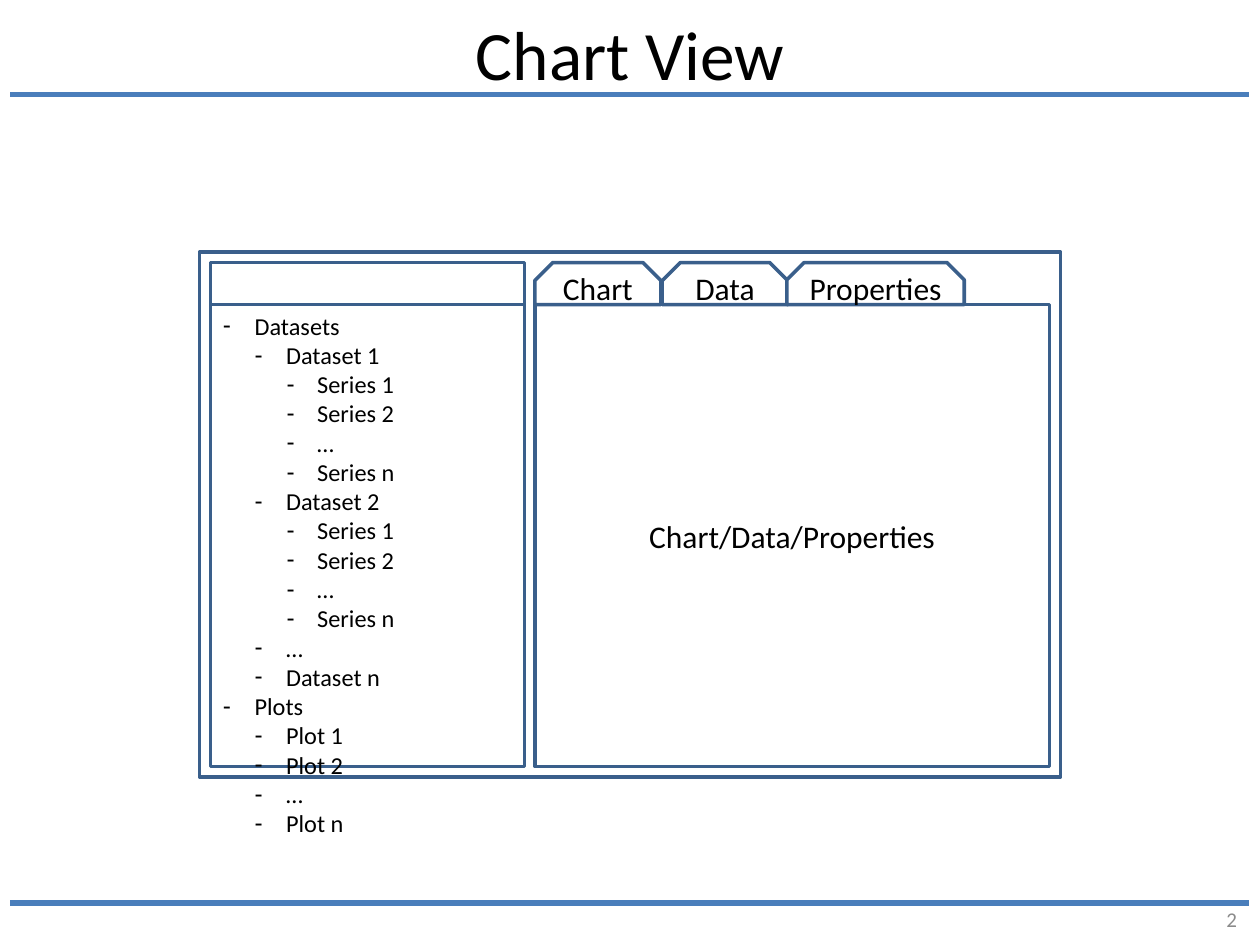
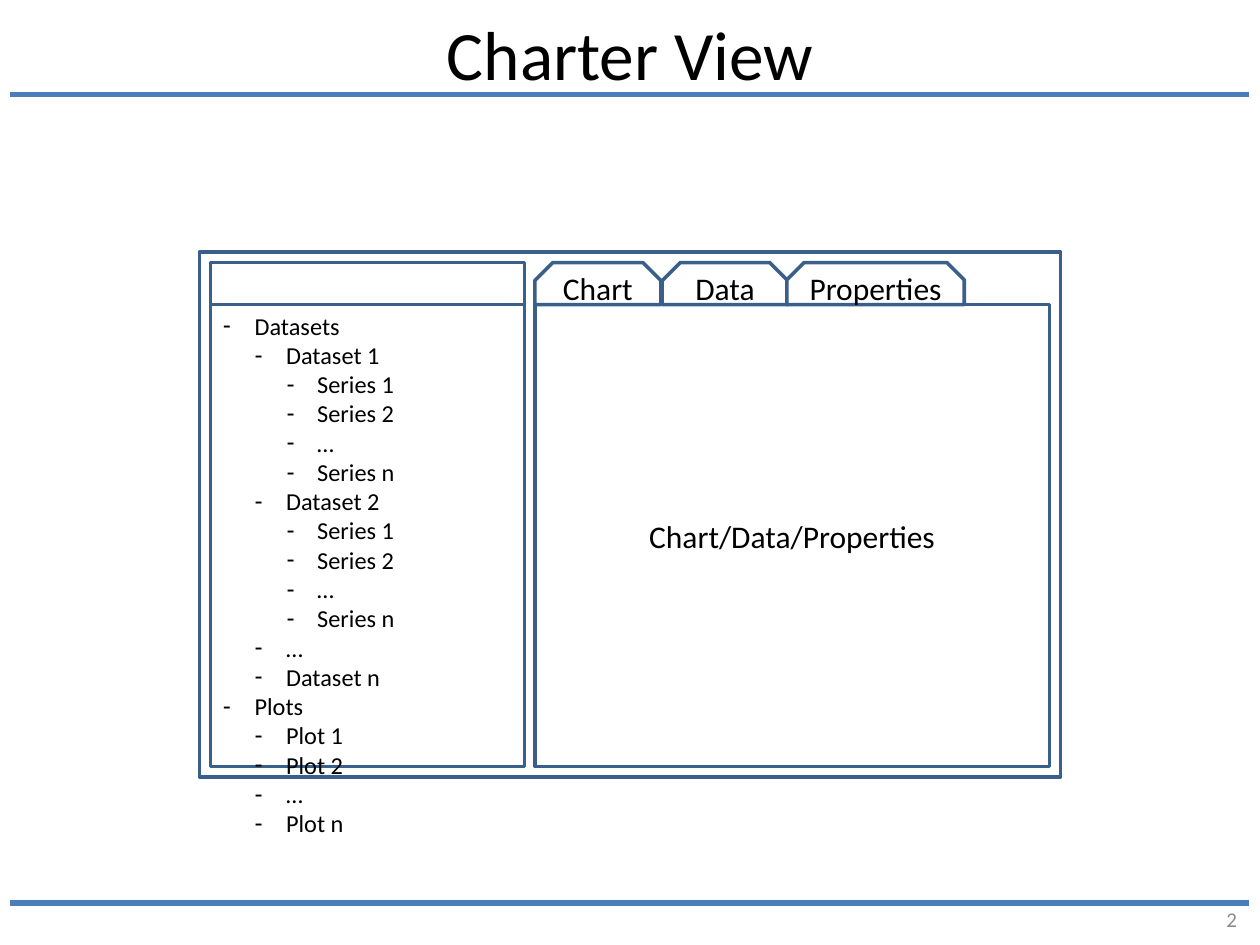
Before and after one commit to joesgordon/jutils, a slide deck: slide 2 of JPlot/docs/ui_framing.pptx. Drawn at 1260x945 pixels with LibreOffice and Linux fonts; fonts in the diff are those of the drawing; background and template pictures are left out. Boxes give left, top, right and bottom in pixels: in the first picture for what was removed or moved away, otherwise in the second. Text is boxed around its words. In the diff, an @@ line names an element or a change of style, - is before the commit and + after.

```diff
--- a/JPlot/docs/ui_framing.pptx
+++ b/JPlot/docs/ui_framing.pptx
@@ title at <box>447,32,813,97</box>: text changed @@
-Chart View
+Charter View
```
Also in this commit, not shown: 1 slide added, 1 other file.
